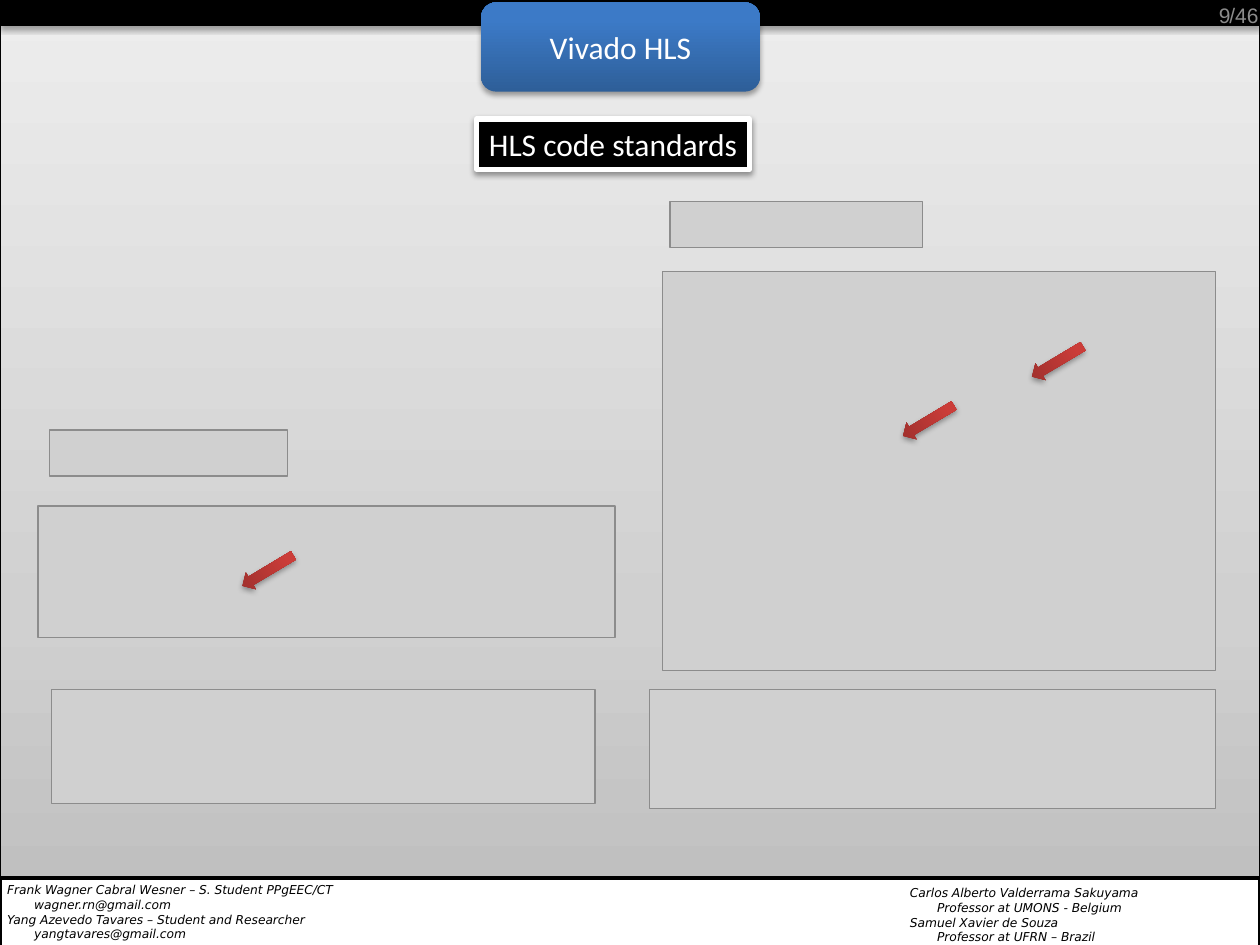
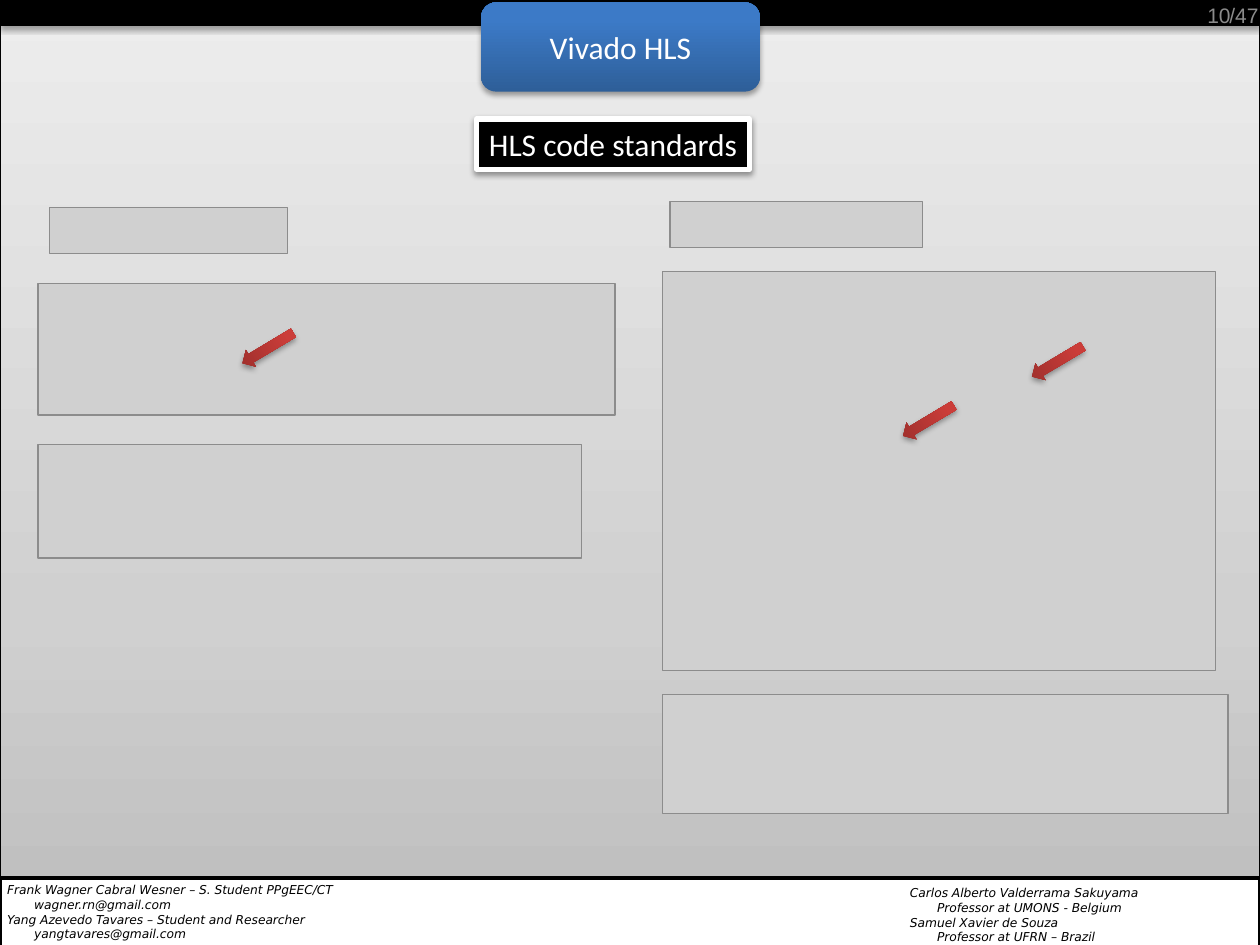
Before and after one commit to wagnerrn/pynq-primenumber, a slide deck: slide 10 of misc/primenumber_final_1.pptx (slide 9 before the commit). Drawn at 1260x945 pixels with LibreOffice and Linux fonts; fonts in the diff are those of the drawing; grey boxes stand for pictures; background and template pictures are left out. Boxes give left, top, right and bottom in pixels: in the first picture for what was removed or moved away, otherwise in the second. Text is boxed around its words. In the diff, an @@ line names an element or a change of style, - is before the commit and + after.

```diff
--- a/misc/primenumber_final_1.pptx
+++ b/misc/primenumber_final_1.pptx
@@ page number at [1207, 8, 1230, 28]: text changed @@
-9
+10
@@ text at [1229, 8, 1258, 28]: text changed @@
-/46
+/47
@@ picture: place and size @@
-picture at [49, 430, 287, 476]
+picture at [49, 208, 287, 255]
@@ picture: place and size @@
-picture at [38, 507, 615, 638]
+picture at [38, 284, 615, 415]
@@ down arrow: place and size @@
-down arrow at [238, 546, 299, 594]
+down arrow at [238, 325, 299, 372]
@@ picture: place and size @@
-picture at [52, 689, 595, 803]
+picture at [38, 445, 581, 558]
@@ picture: place and size @@
-picture at [650, 689, 1216, 808]
+picture at [663, 694, 1228, 813]
```
Also in this commit, not shown: 45 other slides changed, 1 slide added.
